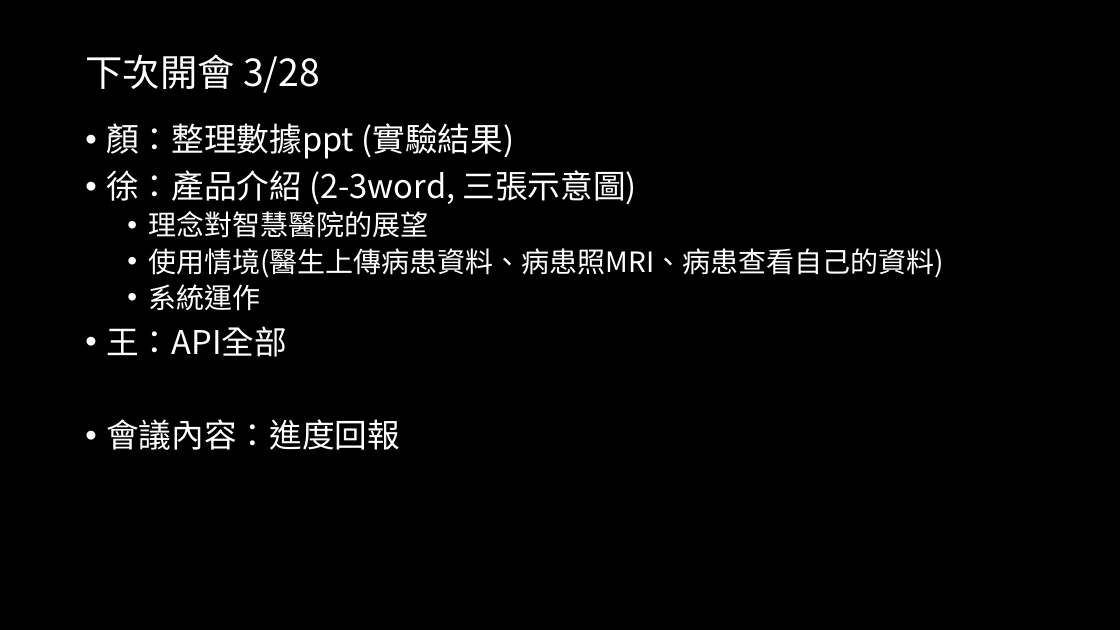
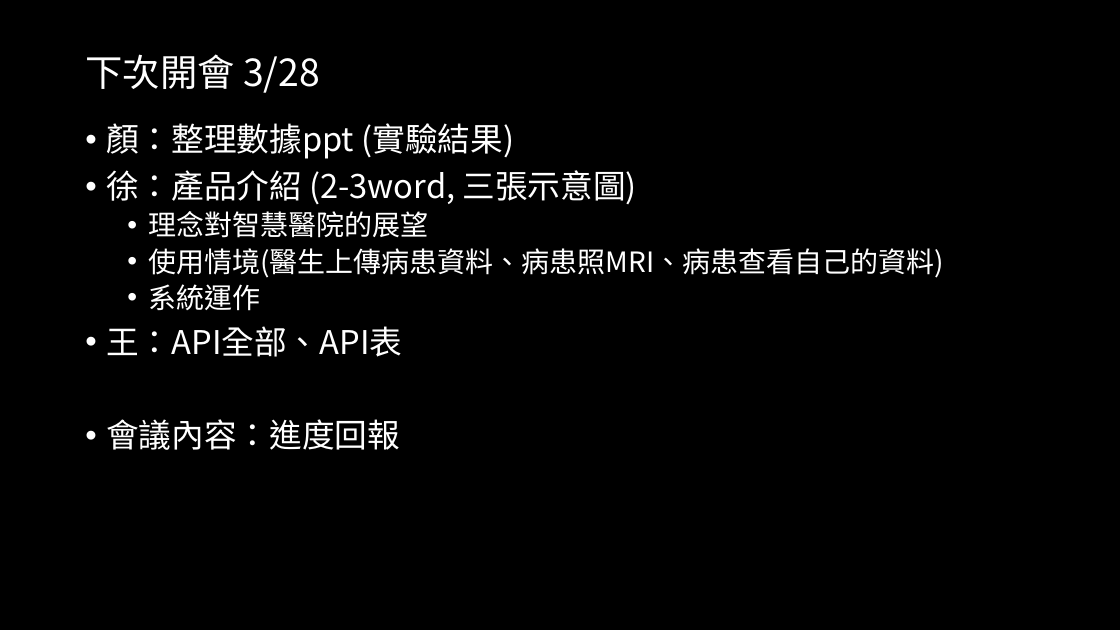
Before and after one commit to 1leo23/Product-packaging, a slide deck: slide 13 of 會議記錄/會議記錄.pptx. Drawn at 1120x630 pixels with LibreOffice and Linux fonts; fonts in the diff are those of the drawing. Boxes give left, top, right and bottom in pixels: in the first picture for what was removed or moved away, otherwise in the second. Text is boxed around its words. In the diff, an @@ line names an element or a change of style, - is before the commit and + after.

```diff
--- a/會議記錄/會議記錄.pptx
+++ b/會議記錄/會議記錄.pptx
@@ text at (x1=106, y1=326, x2=402, y2=357): text changed @@
-• 王：API全部
+• 王：API全部、API表
```
Also in this commit, not shown: 2 other slides changed, 1 slide added, 1 slide removed.
